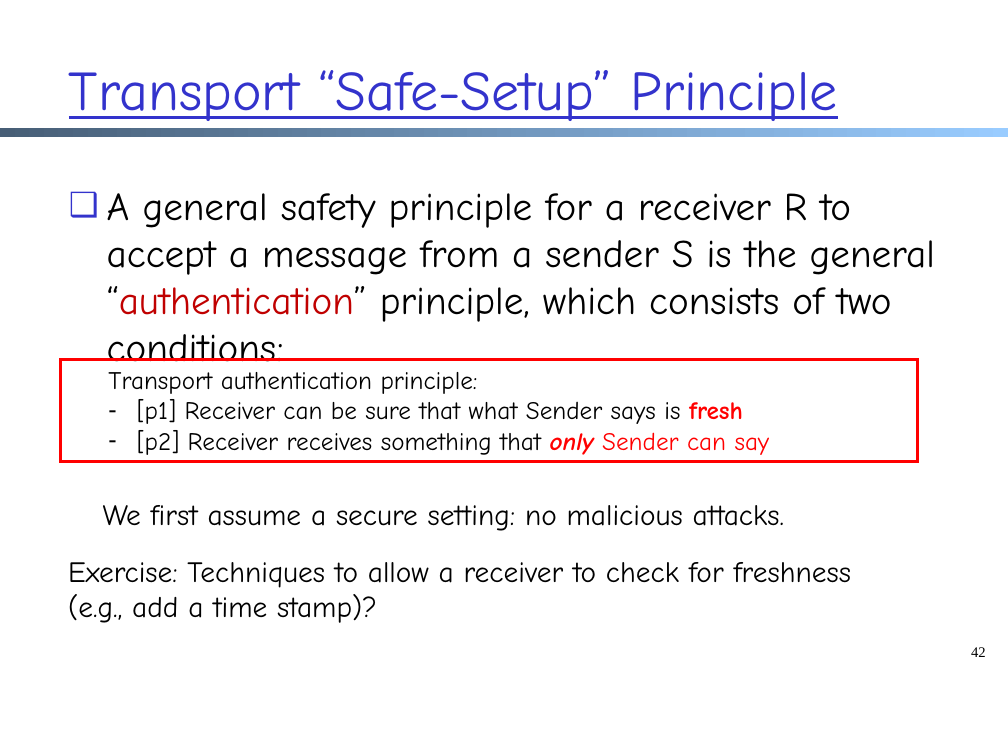
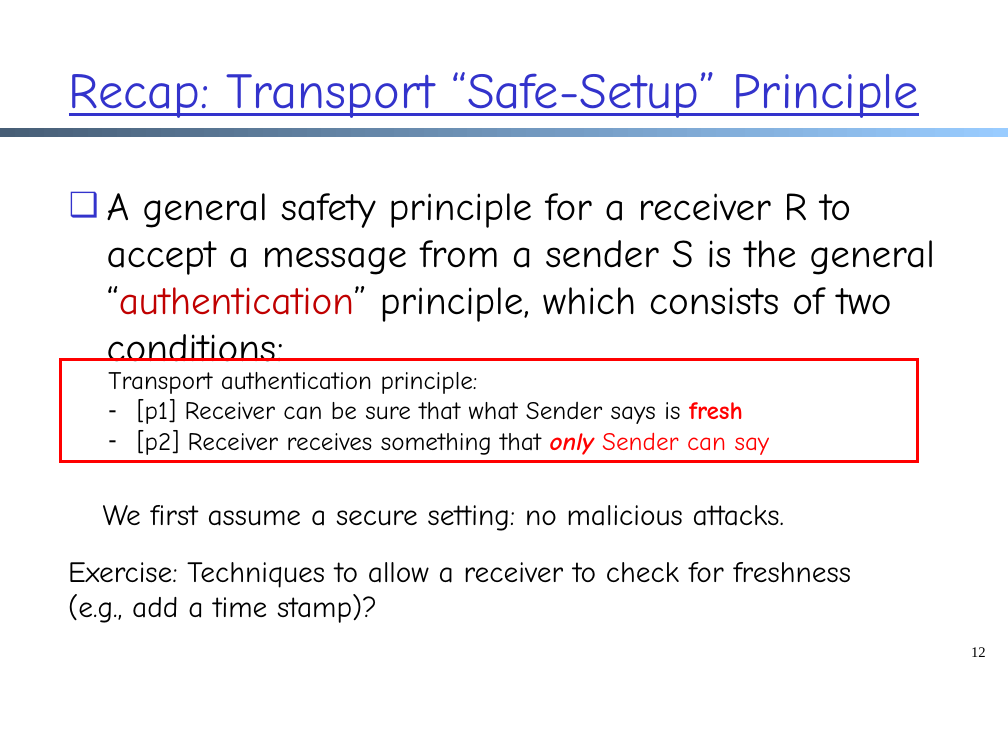
Before and after one commit to xiangq27/xiangq27.github.io, a slide deck: slide 12 of courses/cnns-xmuf21/files/lectures/transport-cc-aimd-reno.pptx (slide 42 before the commit). Drawn at 1008x756 pixels with LibreOffice and Linux fonts; fonts in the diff are those of the drawing. Boxes give left, top, right and bottom in pixels: in the first picture for what was removed or moved away, otherwise in the second. Text is boxed around its words. In the diff, an @@ line names an element or a change of style, - is before the commit and + after.

```diff
--- a/courses/cnns-xmuf21/files/lectures/transport-cc-aimd-reno.pptx
+++ b/courses/cnns-xmuf21/files/lectures/transport-cc-aimd-reno.pptx
@@ title at (69, 72, 919, 118): text changed; size 40 to 36 pt @@
-Transport “Safe-Setup” Principle
+Recap: Transport “Safe-Setup” Principle
@@ page number at (971, 647, 986, 657): text changed @@
-42
+12
```
Also in this commit, not shown: 29 other slides changed, 5 slides added, 30 slides removed, 13 other files.
